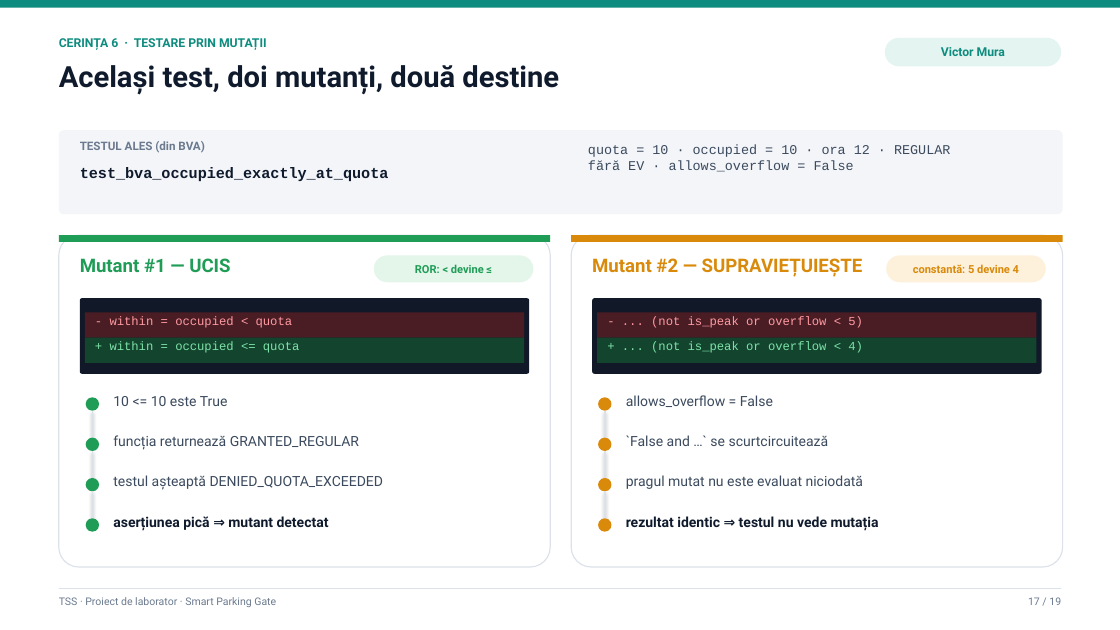
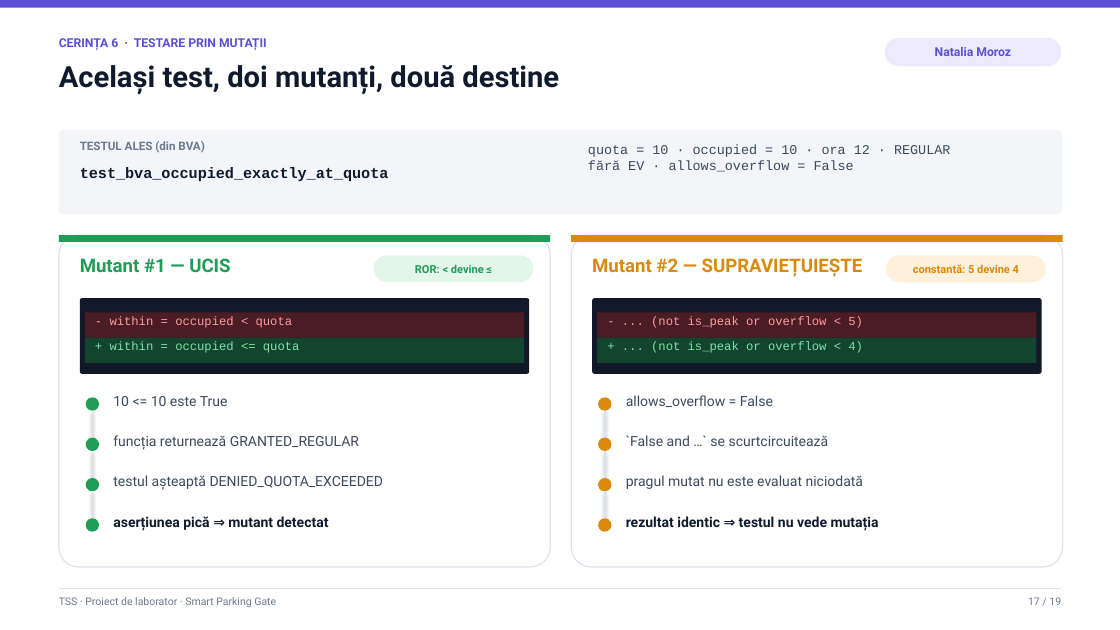
Before and after one commit to victormura/tss, a slide deck: slide 17 of proiect_laborator/docs/Prezentare_Laborator_TSS.pptx. Drawn at 1120x630 pixels with LibreOffice and Linux fonts; fonts in the diff are those of the drawing. Boxes give left, top, right and bottom in pixels: in the first picture for what was removed or moved away, otherwise in the second. Text is boxed around its words. In the diff, an @@ line names an element or a change of style, - is before the commit and + after.

Commit message:
feat(testing & attribution): optimize test suite to achieve 100% mutation efficiency and rebalance team contributions
- Reassign contributions per student profiles (Victor Mura: Req 1, 2, 5; Natalia Moroz: Req 3, 4, 6, 7)
- Add enum integrity test and anchored regex exception message assertions (killing 100% mutmut mutants)
- Add non-decimal quota discriminant test (killing cosmic-ray Sub_Mod mutant)
- Re-run mutation benchmarks: mutmut reaches 40/40 (100%), cosmic-ray reaches 99/101 (98.02% raw / 100% adjusted)
- Regenerate laboratory presentation PPTX and PDF with updated charts and author attribution tags

```diff
--- a/proiect_laborator/docs/Prezentare_Laborator_TSS.pptx
+++ b/proiect_laborator/docs/Prezentare_Laborator_TSS.pptx
@@ rectangle at box(0, 0, 1120, 8): fill #0E8C7F to #5B4FD6 @@
@@ text "CERINȚA 6 · TESTARE PRIN ..." at box(59, 38, 267, 50): text colour #0E8C7F to #5B4FD6 @@
@@ rounded rectangle "Natalia Moroz" at box(885, 38, 1061, 66): fill #E3F4F1 to #ECEAFB @@
@@ text in rounded rectangle at box(935, 47, 1011, 56): text changed; text colour #0E8C7F to #5B4FD6 @@
-Victor Mura
+Natalia Moroz
```
Also in this commit, not shown: 6 other slides changed, 22 other files.
